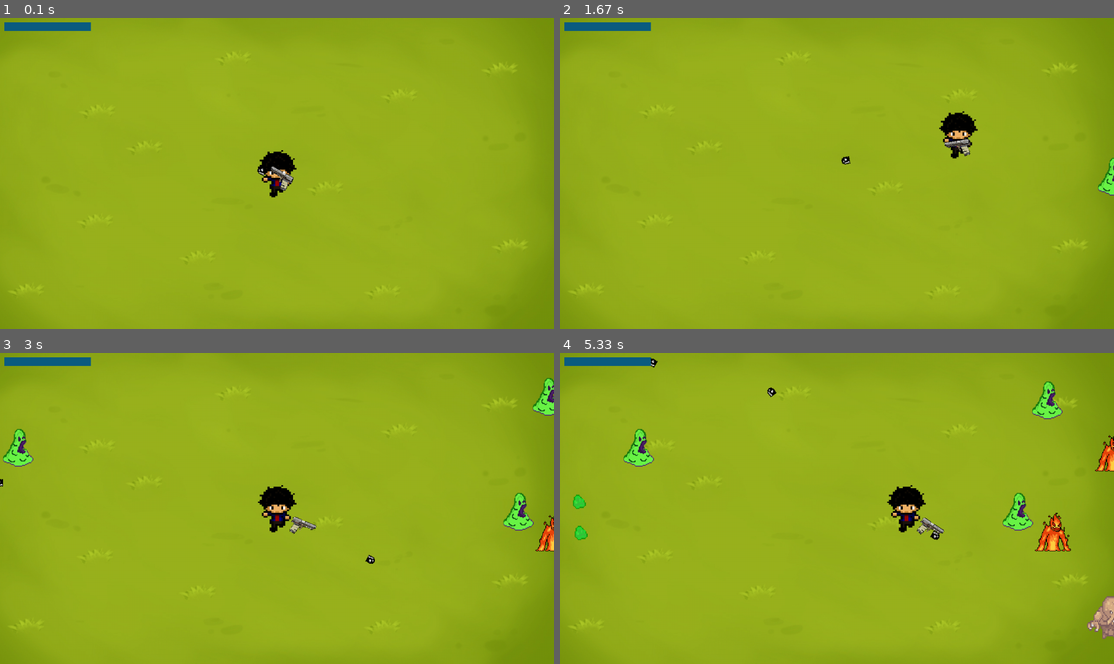
Above: before the commit, frames 1-4 (two rows, left to right).
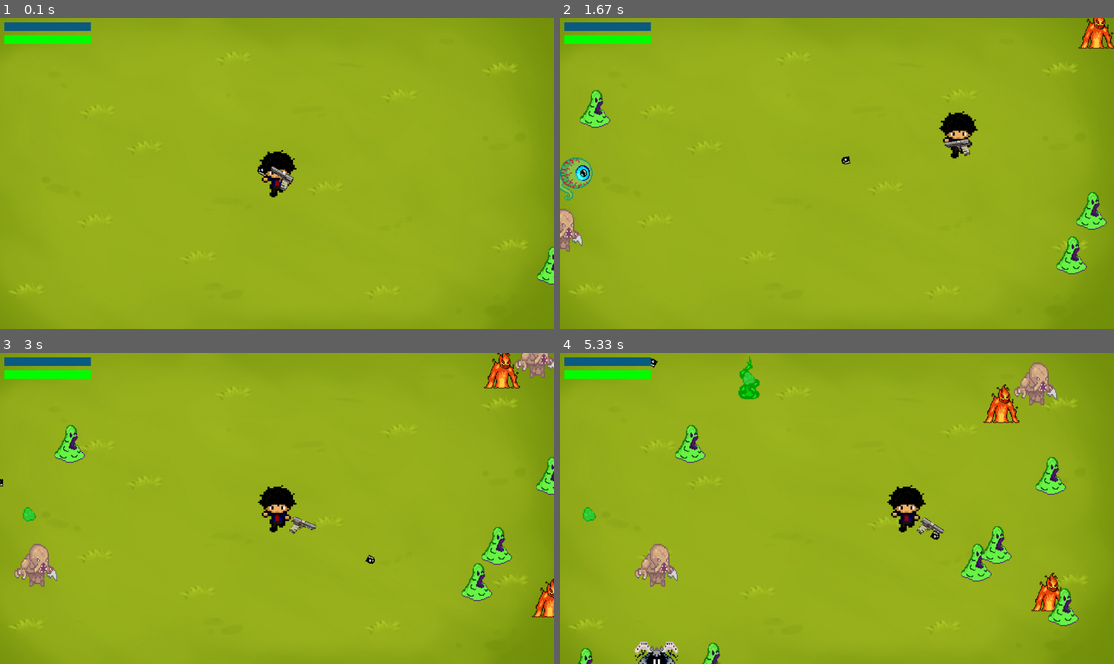
Above: after the commit, the same moments.

Repository: m13w/Legacy_of_Brok
Game: pygame game, started from pygame- game/main.py
Two runs of this game, one before a commit and one after it. Both use one fixed random seed, a clock stepped at 60 frames per second and the inputs below.
Inputs (mouse positions are in pixels of both pictures, inside the frame that each line leads up to):
- Up to frame 1 (0.1 s): no input
- Up to frame 2 (1.67 s): hold D 0.33-0.8 s; move the mouse to (814, 185) at 0.37 s; hold W 0.83-1.13 s; move the mouse to (1014, 164) at 0.87 s; hold D 1.17-1.63 s; move the mouse to (704, 176) at 1.2 s
- Up to frame 3 (3 s): hold A 1.67-2.2 s; move the mouse to (105, 461) at 1.7 s; hold S 2.23-2.53 s; move the mouse to (360, 399) at 2.27 s; hold A 2.57-2.97 s; move the mouse to (343, 536) at 2.6 s
- Up to frame 4 (5.33 s): hold W 3-3.37 s; move the mouse to (848, 402) at 3.03 s; hold D 3.4-4.03 s; move the mouse to (637, 499) at 3.43 s; hold S 4.07-4.43 s; move the mouse to (842, 539) at 4.1 s; hold A 4.47-4.93 s; move the mouse to (820, 455) at 4.5 s; hold D from 4.97 s (still down); move the mouse to (981, 558) at 5 s

The runs differ from the first frame. In frame 1, 0.7% of the frame differs, in the area x 0-100%, y 5-86%; in frame 2, 3.1%; in frame 3, 4.9%; in frame 4, 7.8%, in the area x 0-100%, y 0-100%.

Commit message:
HPBar feature added + general improvements. Code organization.

Diff:
--- a/pygame- game/engine_init.py
+++ b/pygame- game/engine_init.py
@@ -1,7 +1,8 @@
 import pygame
+import random
 import math
-from load import gun_image, gun_image_rev, projectile_image,drop_image
-from user_settings import ENEMY_COL_RADIUS, PLAYER_COL_RADIUS, BULLET_SPEED
+from load import gun_image, gun_image_rev, projectile_image,drop_image, enemy_images
+from user_settings import ENEMY_COL_RADIUS, PLAYER_COL_RADIUS, BULLET_SPEED, ENEMY_SPAWN_RATE
 
 enemies = []
 active_items = []
@@ -48,7 +49,7 @@
         self.radius = PLAYER_COL_RADIUS
         self.gun_image = gun_image
         self.gun_rect = self.gun_image.get_rect()
-        self.gun_offset = pygame.Vector2(30, 30) #player - gun relative position.
+        self.gun_offset = pygame.Vector2(30, 30) # player-gun relative position.
         self.gun_angle = 0
         self.projectiles = []
         self.shoot_cooldown = 0
@@ -58,6 +59,7 @@
         self.level = 1
         self.window_bounds = pygame.display.get_surface().get_rect()
         self.xp_bar = xp_bar
+
 
     def shoot(self, mouse_pos):
         if self.shoot_cooldown <= 0:
@@ -115,11 +117,31 @@
         screen.blit(rotated_gun, rotated_rect.topleft)
 
 class Enemy:
+
+    enemies = []
+
     def __init__(self, image, spawn_point):
         self.image = image
         self.rect = image.get_rect(center=spawn_point)
         self.radius = ENEMY_COL_RADIUS
         self.speed = 100
+
+    @classmethod
+    def spawn_random_enemy(cls, screen_width, screen_height):
+        if random.random() < ENEMY_SPAWN_RATE:
+            spawn_edge = random.choice(["top", "bottom", "left", "right"])
+            if spawn_edge == "top":
+                spawn_point = pygame.Vector2(random.uniform(0, screen_width), 0)
+            elif spawn_edge == "bottom":
+                spawn_point = pygame.Vector2(random.uniform(0, screen_width), screen_height)
+            elif spawn_edge == "left":
+                spawn_point = pygame.Vector2(0, random.uniform(0, screen_height))
+            else:
+                spawn_point = pygame.Vector2(screen_width, random.uniform(0, screen_height))
+
+            enemy_image = random.choice(enemy_images)
+            enemy = cls(enemy_image, spawn_point)
+            cls.enemies.append(enemy)
 
     def update(self, dt, player):
         direction = pygame.Vector2(player.rect.centerx - self.rect.centerx, player.rect.centery - self.rect.centery)
@@ -165,3 +187,21 @@
         fill_width = (self.current_xp / self.max_xp) * self.bar_rect.width
         fill_rect = pygame.Rect(self.bar_rect.left, self.bar_rect.top, fill_width, self.bar_rect.height)
         pygame.draw.rect(screen, self.bar_color2, fill_rect)
+
+class HPBar:
+    def __init__(self, max_hp):
+        self.max_hp = max_hp
+        self.current_hp = max_hp
+        self.bar_color = (255, 0, 0)  # Red bar for HP
+        self.bar_rect = pygame.Rect(10, 40, 200, 20)  # Adjust position and size as needed
+
+    def update(self, damage):
+        # Update the HP bar based on damage taken
+        self.current_hp = max(0, self.current_hp - damage)
+
+    def draw(self, screen):
+        # Draw the HP bar on the screen
+        pygame.draw.rect(screen, self.bar_color, self.bar_rect)
+        fill_width = (self.current_hp / self.max_hp) * self.bar_rect.width
+        fill_rect = pygame.Rect(self.bar_rect.left, self.bar_rect.top, fill_width, self.bar_rect.height)
+        pygame.draw.rect(screen, (0, 255, 0), fill_rect)  # Green fill for HP
--- a/pygame- game/main.py
+++ b/pygame- game/main.py
@@ -4,10 +4,23 @@
 import pygame
 import random
 import sys
-from user_settings import ENEMY_SPAWN_RATE, WINDOW_WIDTH, WINDOW_HEIGHT
-from engine_init import Crystal, Player, Enemy, Explosion, active_items
-from load import background_image, player_image, enemy_images, reset_image, shot_effect
-from engine_init import XPBar
+from user_settings import WINDOW_WIDTH, WINDOW_HEIGHT
+from engine_init import (
+    Crystal,
+    Player,
+    Enemy,
+    Explosion,
+    active_items,
+    HPBar,
+    XPBar
+)
+from load import (
+    background_image,
+    player_image,
+    reset_image,
+    shot_effect
+)
+
 
 # pygame setup
 pygame.init()
@@ -21,27 +34,35 @@
 max_xp = 10
 xp_bar = XPBar(max_xp=max_xp)
 dt = 0
+start_hp = 100  # Adjust the maximum HP as needed
+hp_bar = HPBar(start_hp)
+last_damage_time = 0
+damage_cooldown = 500 #ms 1k = 1s
+
 
 reset_button_rect = reset_image.get_rect()
-reset_button_rect.center = (screen.get_width() / 2, screen.get_height() / 2 + 100)
+reset_button_rect.center = (WINDOW_WIDTH / 2, WINDOW_HEIGHT / 2 + 100)
 
-player = Player(player_image, (screen.get_width() / 2, screen.get_height() / 2), xp_bar=xp_bar)
-enemies = []
+player = Player(
+    player_image,
+    (WINDOW_WIDTH / 2, WINDOW_HEIGHT / 2),
+    xp_bar=xp_bar
+    )
+
 active_explosions = []
 
-def reset_game() -> None:
+def reset_game():
     global game_over, player_pos, enemies, active_items
     game_over = False
     player_pos = pygame.Vector2(screen.get_width() / 2, screen.get_height() / 2)
-    enemies = []
-    if game_over:
-        active_items = []
+    Enemy.enemies = []
     player.collected_items = []  # Reset collected items
     player.level = 1  # Reset level
     player.xp = 0
     active_items.clear()
     xp_bar.current_xp = 0
     xp_bar.max_xp = 10
+    hp_bar.current_hp = 100
 
 #MAIN GAME LOOP
 while running:
@@ -60,10 +81,10 @@
         # Detect and handle bullet-enemy collisions + explosions
         for bullet in player.projectiles[:]:
             bullet.update(dt)
-            for enemy in enemies[:]:
+            for enemy in Enemy.enemies[:]:
                 if bullet.rect.colliderect(enemy.rect):
                     player.projectiles.remove(bullet)
-                    enemies.remove(enemy)
+                    Enemy.enemies.remove(enemy)
                     enemy.kill()
                     explosion = Explosion(shot_effect, enemy.rect.center, 200) # 200 = ms
                     active_explosions.append(explosion)
@@ -84,27 +105,19 @@
                 player.projectiles.remove(bullet)
 
         #Colision test enemies
-        for enemy in enemies[:]:
+        for enemy in Enemy.enemies[:]:
             enemy.update(dt, player)
             if enemy.check_collision(player):
-                game_over = True
+                current_time = pygame.time.get_ticks()
+                if current_time - last_damage_time > damage_cooldown:
+                    hp_bar.update(10)
+                    last_damage_time = current_time
+                    if hp_bar.current_hp <= 0:
+                        game_over = True
                 break
 
-        #Spawning mechanism
-        if random.random() < ENEMY_SPAWN_RATE:
-            spawn_edge = random.choice(["top", "bottom", "left", "right"])
-            if spawn_edge == "top":
-                spawn_point = pygame.Vector2(random.uniform(0, screen.get_width()), 0)
-            elif spawn_edge == "bottom":
-                spawn_point = pygame.Vector2(random.uniform(0, screen.get_width()), screen.get_height())
-            elif spawn_edge == "left":
-                spawn_point = pygame.Vector2(0, random.uniform(0, screen.get_height()))
-            else:
-                spawn_point = pygame.Vector2(screen.get_width(), random.uniform(0, screen.get_height()))
-
-            enemy_image = random.choice(enemy_images)
-            enemy = Enemy(enemy_image, spawn_point)
-            enemies.append(enemy)
+        #enemy spawner.
+        Enemy.spawn_random_enemy(WINDOW_WIDTH, WINDOW_HEIGHT)
 
         for bullet in player.projectiles:
             bullet.update(dt)
@@ -114,7 +127,7 @@
 
         firing_point = player.rect.center + player.gun_offset.rotate(-player.gun_angle)
 
-        for enemy in enemies:
+        for enemy in Enemy.enemies:
             enemy.draw(screen)
 
         for item in active_items[:]:
@@ -123,6 +136,7 @@
             item.draw(screen)
 
         xp_bar.draw(screen)
+        hp_bar.draw(screen)
 
     else:
         game_over_text = font.render("Game Over", True, (255, 0, 0))
--- a/pygame- game/user_settings.py
+++ b/pygame- game/user_settings.py
@@ -1,4 +1,4 @@
-ENEMY_SPAWN_RATE = 0.02
+ENEMY_SPAWN_RATE = 0.035
 WINDOW_WIDTH = 1280
 WINDOW_HEIGHT = 720
 PLAYER_COL_RADIUS = 40
Empty file removed: pygame- game/tempCodeRunnerFile.py
